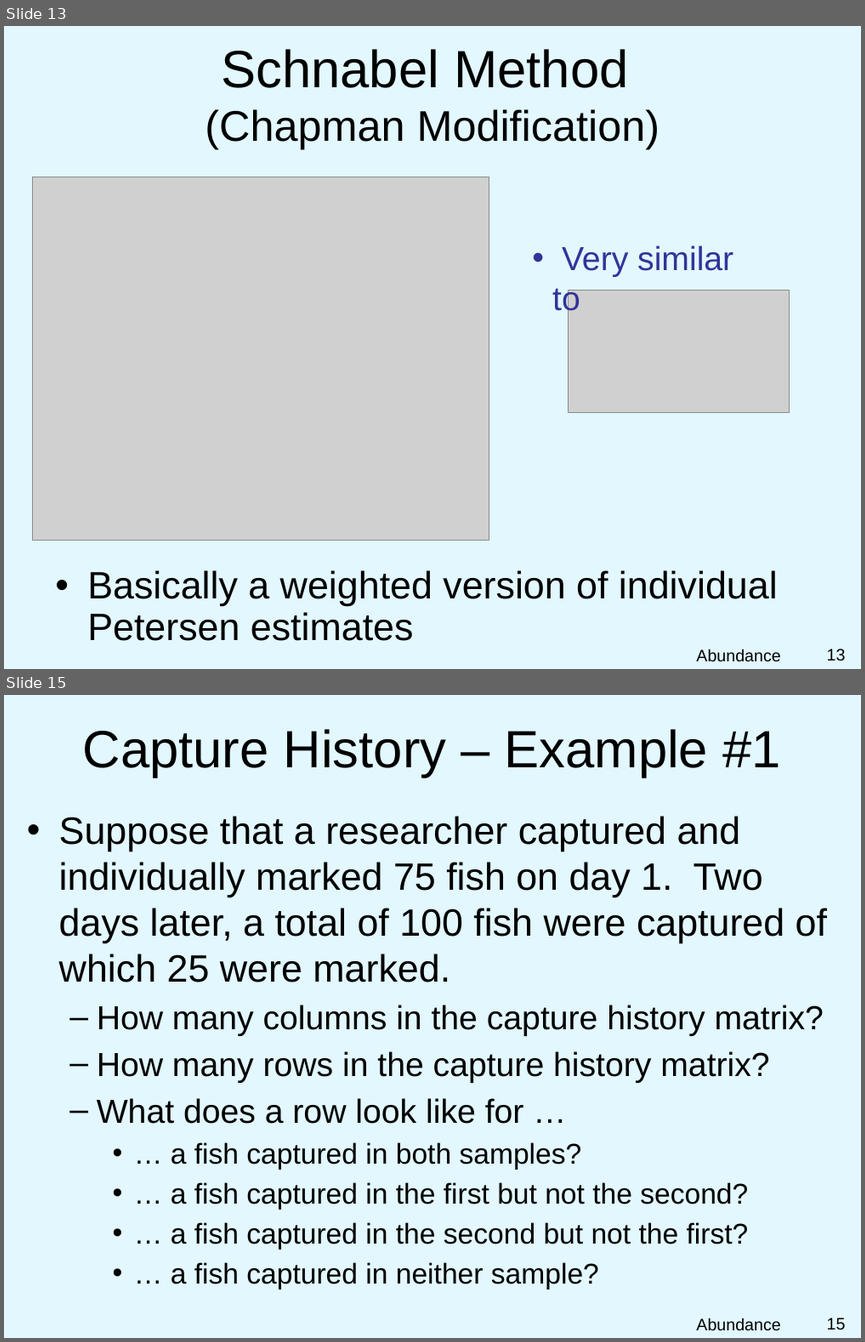
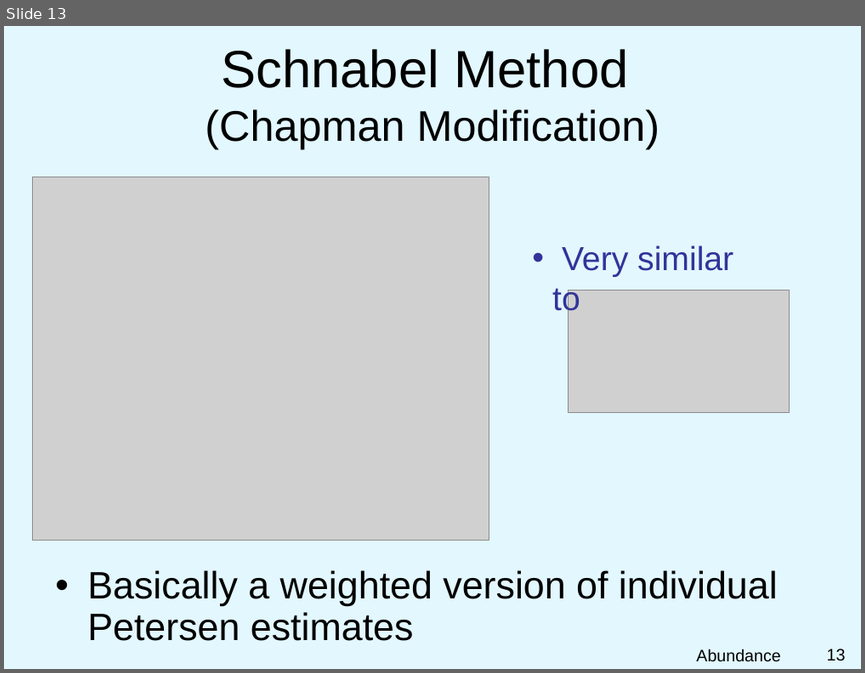
Before and after one commit to droglenc/NCNRS349, a slide deck: modules/Abundance/MarkRecap/MarkRecap.pptx. Shown one above the other, each under a label of ours: slides 13 and 15 before the commit, slide 13 after it; the slides between them are not shown. The pictures are 865x1342 and 865x673 pixels, drawn with LibreOffice and Linux fonts; fonts in the diff are those of the drawing; grey boxes stand for pictures; background and template pictures are left out. Boxes give left, top, right and bottom in pixels: in the first picture for what was removed or moved away, otherwise in the second. Text is boxed around its words. In the diff, an @@ line names an element or a change of style, - is before the commit and + after.

```diff
--- a/modules/Abundance/MarkRecap/MarkRecap.pptx
+++ b/modules/Abundance/MarkRecap/MarkRecap.pptx
@@ slide 15 removed at box(4, 695, 861, 1338), background picture (left out) @@
@@ title removed at box(83, 729, 780, 777) @@
-Capture History – Example #1
@@ text removed at box(59, 816, 827, 1289) @@
-• Suppose that a researcher captured and individually marked 75 fish on day 1. Two days later, a total of 100 fish were captured of which 25 were marked.
-  – How many columns in the capture history matrix?
-  – How many rows in the capture history matrix?
-  – What does a row look like for …
-    • … a fish captured in both samples?
-    • … a fish captured in the first but not the second?
-    • … a fish captured in the second but not the first?
-    • … a fish captured in neither sample?
@@ text removed at box(696, 1317, 780, 1331) @@
-Abundance
@@ page number removed at box(827, 1317, 846, 1330) @@
-15
```
Also in this commit, not shown: 4 other slides removed, 2 other files.
